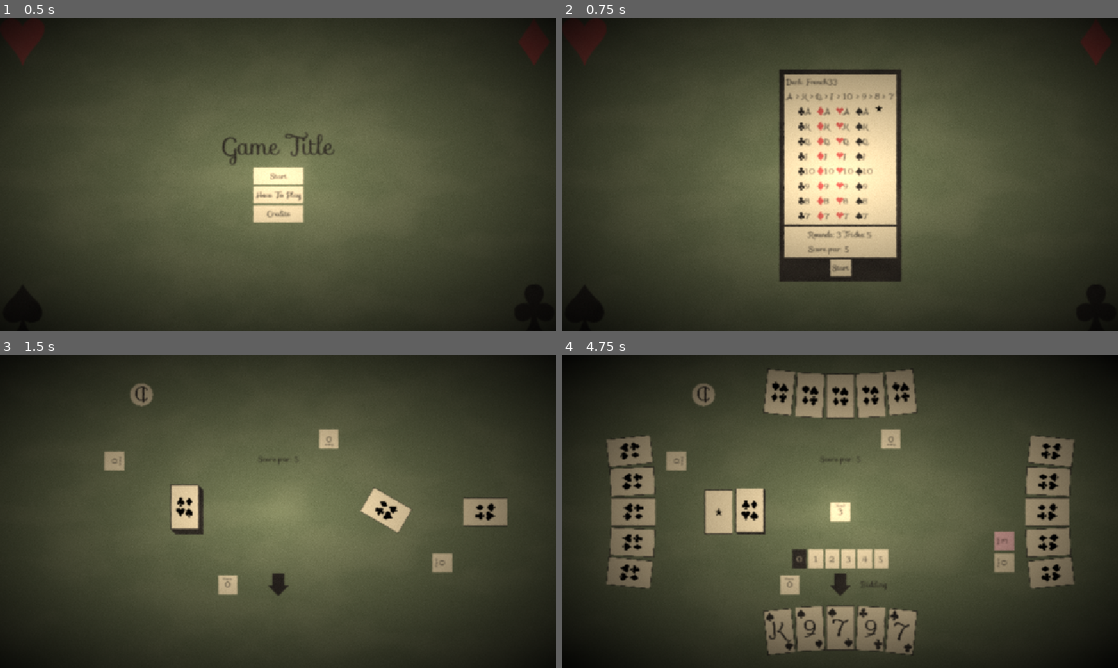
Above: before the commit, frames 1-4 (two rows, left to right).
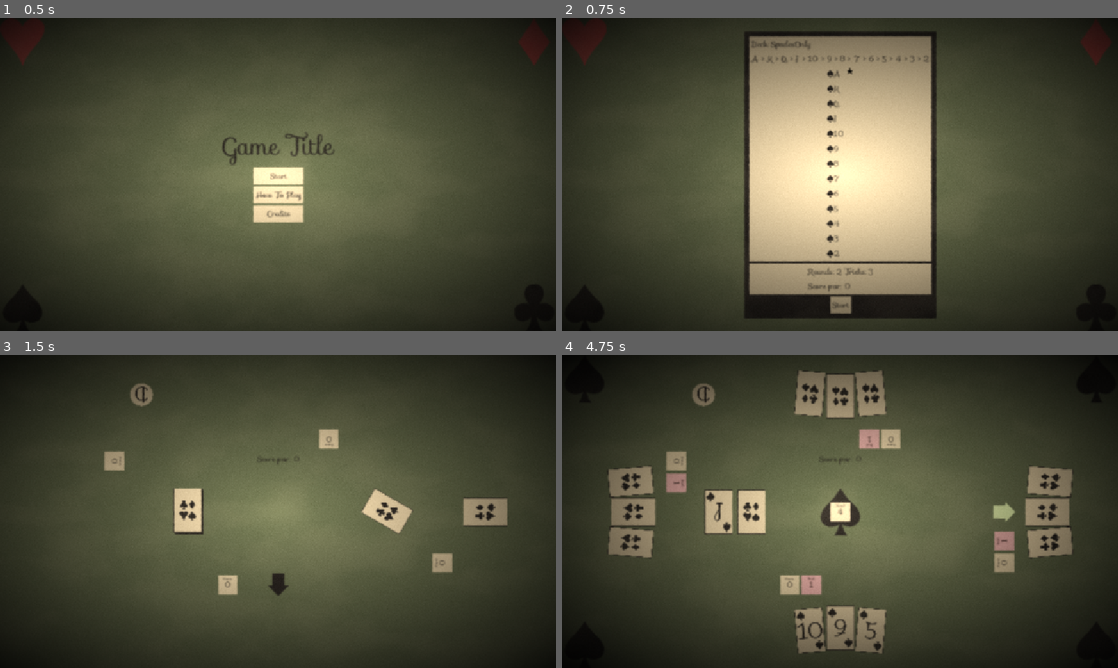
Above: after the commit, the same moments.

Repository: CMurtagh-LGTM/brackeys25.2
Game: Godot game, scene res://Main.tscn
The game is run twice, just before and just after one commit, with the same random seed, the same clock (stepped at 60 frames per second) and the same inputs.
Inputs (mouse positions are in pixels of both pictures, inside the frame that each line leads up to):
- Up to frame 1 (0.5 s): no input
- Up to frame 2 (0.75 s): click "Start" at 0.5 s
- Up to frame 3 (1.5 s): click "Start" at 1.25 s
- Up to frame 4 (4.75 s): move the mouse to (751, 511) at 2.02 s; click (751, 511) at 2.17 s; move the mouse to (751, 511) at 2.77 s; click (751, 511) at 2.92 s; click (834, 558) at 3.5 s, where only the run after the commit has a clickable "1"; move the mouse to (751, 511) at 4.27 s; click (751, 511) at 4.42 s

Frame 1 is identical in both runs. In frame 2, 22% of the frame differs, in the area x 32-68%, y 4-96%; in frame 3, 0.8%; in frame 4, 9.9%.

Commit message:
fix discard

Diff:
--- a/Card/Card.tscn
+++ b/Card/Card.tscn
@@ -18,7 +18,7 @@
 texture = ExtResource("3_x8cmv")
 
 [node name="FrontBorder" type="Sprite2D" parent="."]
-modulate = Color(0, 0, 0, 1)
+modulate = Color(0.215686, 0.196078, 0.176471, 1)
 scale = Vector2(0.5, 0.5)
 texture = ExtResource("4_1xywt")
 
@@ -46,7 +46,7 @@
 [node name="Back" type="Node2D" parent="."]
 
 [node name="Sprite" type="Sprite2D" parent="Back"]
-modulate = Color(0, 0, 0, 1)
+modulate = Color(0.215686, 0.196078, 0.176471, 1)
 scale = Vector2(0.05, 0.05)
 texture = ExtResource("5_hcyk8")
 
--- a/Hand/Hand.gd
+++ b/Hand/Hand.gd
@@ -31,6 +31,7 @@
 var _turn_game_state: GameState
 
 signal play(Card)
+signal _discard_card(Card)
 
 func add_card(card: Card, index: int = -1) -> void:
 	if index == -1:
@@ -49,6 +50,7 @@
 		card.clicked.disconnect(_on_card_clicked)
 		card.hovered.disconnect(_on_card_hovered)
 	_cards.erase(card)
+	_focus_index = -1
 	_position_cards()
 
 func discard_to_bonus(new_hand_size: int, game_state: GameState, target: String = "") -> Array[Card]:
@@ -57,17 +59,15 @@
 	_info_display_label.text = "Discarding" + (" to " + target if target else "")
 	var cards_discarded: Array[Card] = []
 	while _cards.size() > new_hand_size:
-		var click_signals: Array = _cards.map(func(card: Card)->Signal: return card.clicked)
-		var card_index: int
+		var card: Card
 		if _ai == null:
-			card_index = await SignalGroup.new().one(click_signals)
-			print(card_index)
+			card = await _discard_card
+			print(card)
 		else:
-			card_index = await _ai.decide_bonus_discard(_cards, game_state)
-		cards_discarded.push_back(_cards[card_index])
-		_cards[card_index].conceal()
-		_cards.remove_at(card_index)
-		_position_cards()
+			card = _cards[await _ai.decide_bonus_discard(_cards, game_state)]
+		cards_discarded.push_back(card)
+		card.conceal()
+		remove_card(card)
 	_is_discarding = false
 	_info_display.visible = false
 	return cards_discarded
@@ -270,10 +270,12 @@
 	_position_cards()
 
 func _on_card_clicked(card: Card) -> void:
-	if _ai != null or not _has_turn:
-		return
-	if _can_play_card(card):
+	if _ai != null:
+		return
+	if _has_turn and _can_play_card(card):
 		_play_card(card)
+	if _is_discarding:
+		_discard_card.emit(card)
 
 func _on_card_hovered(card: Card) -> void:
 	if not _has_turn and not _is_discarding:
--- a/Main.tscn
+++ b/Main.tscn
@@ -6,6 +6,7 @@
 [ext_resource type="Shader" uid="uid://dx0cbr207o077" path="res://post_process.gdshader" id="2_uu6xs"]
 [ext_resource type="PackedScene" uid="uid://b0r74jwx1lv1" path="res://Menu/GameOver.tscn" id="5_3dxm6"]
 [ext_resource type="PackedScene" uid="uid://cyqxa1amls0et" path="res://Menu/GamePreview.tscn" id="5_fos0i"]
+[ext_resource type="PackedScene" uid="uid://bpejluo12ftan" path="res://Menu/TriumphChooser.tscn" id="6_lgr22"]
 
 [sub_resource type="FastNoiseLite" id="FastNoiseLite_3dxm6"]
 noise_type = 2
@@ -89,6 +90,9 @@
 [node name="GameOver" parent="." instance=ExtResource("5_3dxm6")]
 visible = false
 
+[node name="TriumphChooser" parent="." instance=ExtResource("6_lgr22")]
+visible = false
+
 [node name="CanvasLayer" type="CanvasLayer" parent="."]
 
 [node name="ColorRect" type="ColorRect" parent="CanvasLayer"]
--- /dev/null
+++ b/Menu/TriumphChoice.gd
@@ -0,0 +1,27 @@
+class_name TriumphChoice
+extends Control
+
+const _scene: PackedScene = preload("res://Menu/TriumphChoice.tscn")
+
+@onready var _triumph_container: Container = %TriumphContainer
+@onready var _triumph_description: RichTextLabel = %Description
+
+var _triumph: Triumph
+
+signal chosen(triumph: Triumph)
+
+func _ready() -> void:
+	_triumph_container.add_child(_triumph)
+	_triumph_container.custom_minimum_size = Vector2(Card.width * 1.32, Card.height)
+	_triumph.scale = Vector2.ONE * 2
+	_triumph.position = _triumph_container.custom_minimum_size/2
+	_triumph_description.text = _triumph.description()
+
+static func instantiate(triumph: Triumph) -> TriumphChoice:
+	var triumph_choice: TriumphChoice = _scene.instantiate()
+	triumph_choice._triumph = triumph
+	return triumph_choice
+
+func _on_choose_pressed():
+	_triumph.scale = Vector2.ONE
+	chosen.emit(_triumph)
--- /dev/null
+++ b/Menu/TriumphChoice.tscn
@@ -0,0 +1,43 @@
+[gd_scene load_steps=3 format=3 uid="uid://dlxb4f60m37q3"]
+
+[ext_resource type="Script" uid="uid://dwp4i3icru5bt" path="res://Menu/TriumphChoice.gd" id="1_k878m"]
+
+[sub_resource type="StyleBoxFlat" id="StyleBoxFlat_k878m"]
+bg_color = Color(0.215686, 0.196078, 0.176471, 1)
+
+[node name="TriumphChoice" type="PanelContainer"]
+offset_right = 182.0
+offset_bottom = 78.0
+theme_override_styles/panel = SubResource("StyleBoxFlat_k878m")
+script = ExtResource("1_k878m")
+
+[node name="VBoxContainer" type="VBoxContainer" parent="."]
+layout_mode = 2
+
+[node name="CenterContainer2" type="CenterContainer" parent="VBoxContainer"]
+layout_mode = 2
+
+[node name="TriumphContainer" type="Container" parent="VBoxContainer/CenterContainer2"]
+unique_name_in_owner = true
+layout_mode = 2
+
+[node name="PanelContainer" type="PanelContainer" parent="VBoxContainer"]
+layout_mode = 2
+
+[node name="Description" type="RichTextLabel" parent="VBoxContainer/PanelContainer"]
+unique_name_in_owner = true
+custom_minimum_size = Vector2(174, 0)
+layout_mode = 2
+bbcode_enabled = true
+text = "A test description"
+fit_content = true
+
+[node name="CenterContainer" type="CenterContainer" parent="VBoxContainer"]
+layout_mode = 2
+
+[node name="Choose" type="Button" parent="VBoxContainer/CenterContainer"]
+layout_mode = 2
+focus_mode = 0
+text = "Choose"
+
+[connection signal="pressed" from="VBoxContainer/CenterContainer/Choose" to="." method="_on_choose_pressed"]
--- /dev/null
+++ b/Menu/TriumphChooser.gd
@@ -0,0 +1,51 @@
+class_name TriumphChooser
+extends Node2D
+
+@onready var _pips: Array[Sprite2D] = [$Pips/Pip1, $Pips/Pip2, $Pips/Pip3, $Pips/Pip4]
+@onready var _menu_buttons: Node2D = $MenuButtons
+@onready var _triumph_list: HBoxContainer = %TriumphList
+
+signal chosen(triumph: Triumph)
+
+var _initialised: bool = false
+
+var _triumph_infos: Array[TriumphInfo]
+var _triumphs: Array[Triumph]
+
+func initialise() -> void:
+	assert(not _initialised)
+	for file: String in ResourceLoader.list_directory("res://Resources/Triumph/"):
+		_triumph_infos.append(load("res://Resources/Triumph/" + file))
+	_initialised = true
+
+func reset() -> void:
+	assert(_initialised)
+	for triumph_info: TriumphInfo in _triumph_infos:
+		_triumphs.append(Triumph.instantiate(triumph_info))
+
+func choose() -> Triumph:
+	assert(_initialised)
+	var amount = min(_triumphs.size(), 3)
+	_triumphs.shuffle()
+	for index: int in amount:
+		var _triumph_choice: TriumphChoice = TriumphChoice.instantiate(_triumphs[index])
+		_triumph_choice.chosen.connect(_on_choose)
+		_triumph_list.add_child(_triumph_choice)
+
+	return await chosen
+
+func _on_choose(triumph: Triumph) -> void:
+	for child: Node in _triumph_list.get_children():
+		_triumph_list.remove_child(child)
+	chosen.emit(triumph)
+
+func _ready() -> void:
+	globals.viewport_resize.connect(_on_viewport_resize)
+	_on_viewport_resize()
+
+func _on_viewport_resize() -> void:
+	_pips[0].position = Globals.pip_offset
+	_pips[1].position = Vector2(globals.viewport_size.x - Globals.pip_offset.x, Globals.pip_offset.y)
+	_pips[2].position = Vector2(Globals.pip_offset.x, globals.viewport_size.y - Globals.pip_offset.y)
+	_pips[3].position = Vector2(globals.viewport_size.x - Globals.pip_offset.x, globals.viewport_size.y - Globals.pip_offset.y)
+	_menu_buttons.position = globals.viewport_center()
--- /dev/null
+++ b/Menu/TriumphChooser.tscn
@@ -0,0 +1,50 @@
+[gd_scene load_steps=6 format=3 uid="uid://bpejluo12ftan"]
+
+[ext_resource type="Script" uid="uid://brr1dwsjwqhw" path="res://Menu/TriumphChooser.gd" id="1_k4hj0"]
+[ext_resource type="Texture2D" uid="uid://dycxjfepc72ba" path="res://Assets/Suits/Heart.svg" id="2_s5nl3"]
+[ext_resource type="Texture2D" uid="uid://b71j10i488kgw" path="res://Assets/Suits/Diamond.svg" id="3_jgf78"]
+[ext_resource type="Texture2D" uid="uid://b4u251mxxtj2m" path="res://Assets/Suits/Spade.svg" id="4_rjtxt"]
+[ext_resource type="Texture2D" uid="uid://db1vhbyfchdln" path="res://Assets/Suits/Club.svg" id="5_1x8rk"]
+
+[node name="TriumphChooser" type="Node2D"]
+script = ExtResource("1_k4hj0")
+
+[node name="Pips" type="Node2D" parent="."]
+
+[node name="Pip1" type="Sprite2D" parent="Pips"]
+modulate = Color(0.862745, 0.392157, 0.352941, 1)
+position = Vector2(46, 49)
+texture = ExtResource("2_s5nl3")
+
+[node name="Pip2" type="Sprite2D" parent="Pips"]
+modulate = Color(0.862745, 0.392157, 0.352941, 1)
+position = Vector2(1111, 49)
+texture = ExtResource("3_jgf78")
+
+[node name="Pip3" type="Sprite2D" parent="Pips"]
+modulate = Color(0.215686, 0.196078, 0.176471, 1)
+position = Vector2(1111, 599)
+texture = ExtResource("4_rjtxt")
+
+[node name="Pip4" type="Sprite2D" parent="Pips"]
+modulate = Color(0.215686, 0.196078, 0.176471, 1)
+position = Vector2(41, 599)
+texture = ExtResource("5_1x8rk")
+
+[node name="MenuButtons" type="Node2D" parent="."]
+position = Vector2(576, 324)
+
+[node name="TriumphList" type="HBoxContainer" parent="MenuButtons"]
+unique_name_in_owner = true
+anchors_preset = 8
+anchor_left = 0.5
+anchor_top = 0.5
+anchor_right = 0.5
+anchor_bottom = 0.5
+offset_left = -40.0
+offset_top = -40.0
+offset_right = 40.0
+offset_bottom = 40.0
+grow_horizontal = 2
+grow_vertical = 2
+alignment = 1
--- /dev/null
+++ b/Resources/Triumph/Test1.tres
@@ -0,0 +1,8 @@
+[gd_resource type="Resource" script_class="TriumphInfo" load_steps=2 format=3 uid="uid://6wrqljcjsoou"]
+
+[ext_resource type="Script" uid="uid://chanul83o6q5u" path="res://Triumph/TriumphInfo.gd" id="1_3slcu"]
+
+[resource]
+script = ExtResource("1_3slcu")
+description = "A"
+metadata/_custom_type_script = "uid://chanul83o6q5u"
--- /dev/null
+++ b/Resources/Triumph/Test2.tres
@@ -0,0 +1,8 @@
+[gd_resource type="Resource" script_class="TriumphInfo" load_steps=2 format=3 uid="uid://bu6blpwb7xn5t"]
+
+[ext_resource type="Script" uid="uid://chanul83o6q5u" path="res://Triumph/TriumphInfo.gd" id="1_or8dl"]
+
+[resource]
+script = ExtResource("1_or8dl")
+description = "B"
+metadata/_custom_type_script = "uid://chanul83o6q5u"
--- /dev/null
+++ b/Resources/Triumph/Test3.tres
@@ -0,0 +1,8 @@
+[gd_resource type="Resource" script_class="TriumphInfo" load_steps=2 format=3 uid="uid://6j2037dtqx70"]
+
+[ext_resource type="Script" uid="uid://chanul83o6q5u" path="res://Triumph/TriumphInfo.gd" id="1_knv7k"]
+
+[resource]
+script = ExtResource("1_knv7k")
+description = "C"
+metadata/_custom_type_script = "uid://chanul83o6q5u"
--- a/SceneManager.gd
+++ b/SceneManager.gd
@@ -1,21 +1,24 @@
 extends Node
 
 const games: Array[GameInfo] = [
-	# preload("res://Resources/Games/One.tres"),
-	# preload("res://Resources/Games/Two.tres"),
+	preload("res://Resources/Games/One.tres"),
+	preload("res://Resources/Games/Two.tres"),
 	preload("res://Resources/Games/Three.tres"),
 ]
 
 @onready var _main_menu: MainMenu = $MainMenu
 @onready var _game_preview: GamePreview = $GamePreview
 @onready var _game_over: GameOver = $GameOver
+@onready var _triumph_chooser: TriumphChooser = $TriumphChooser
 
 const _game_scene: PackedScene = preload("res://GameManager/GameManager.tscn")
 
 func _ready() -> void:
 	_game_preview.visible = false
+	_triumph_chooser.initialise()
 	while true:
 		await _show_main_menu()
+		_triumph_chooser.reset()
 		if await _play():
 			pass # Win
 		else:
@@ -27,6 +30,8 @@
 	_main_menu.visible = false
 
 func _play() -> bool:
+	_triumph_chooser.reset()
+	var triumphs: Array[Triumph] = []
 	for game: GameInfo in games:
 		_game_preview.set_game_info(game)
 		_game_preview.visible = true
@@ -41,7 +46,9 @@
 		game_manager.set_win_condition(game.win_condition.to_label())
 
 		add_child(game_manager)
+		# Can't be Array[int], as much as I'd like that
 		var result: Array = await game_manager.finished
+		# var result := [0, 100]
 		remove_child(game_manager)
 
 		var place: int = result[0]
@@ -52,6 +59,11 @@
 
 		if not game.win_condition.has_won(place, score):
 			return false
+
+		_triumph_chooser.visible = true
+		triumphs.append(await _triumph_chooser.choose())
+		print(triumphs)
+		_triumph_chooser.visible = false
 	return true
 
 func _show_game_over() -> void:
--- /dev/null
+++ b/Triumph/Triumph.gd
@@ -0,0 +1,14 @@
+class_name Triumph
+extends Node2D
+
+const _triumphs_scene: PackedScene = preload("res://Triumph/Triumph.tscn")
+
+var _info: TriumphInfo
+
+static func instantiate(info: TriumphInfo) -> Triumph:
+	var triumph = _triumphs_scene.instantiate()
+	triumph._info = info
+	return triumph
+
+func description() -> String:
+	return _info.description
--- /dev/null
+++ b/Triumph/Triumph.tscn
@@ -0,0 +1,24 @@
+[gd_scene load_steps=5 format=3 uid="uid://q0u5o4v2stbd"]
+
+[ext_resource type="Script" uid="uid://c53d1d1e884d8" path="res://Triumph/Triumph.gd" id="1_ftjb0"]
+[ext_resource type="Texture2D" uid="uid://bmghknb8h6tbw" path="res://Assets/Front.svg" id="2_ueqrv"]
+[ext_resource type="Texture2D" uid="uid://c6nbwb26kx7lp" path="res://Assets/FrontBorder.svg" id="3_00agh"]
+[ext_resource type="Texture2D" uid="uid://b72gelaulxran" path="res://Assets/Characters/XVIII.svg" id="4_00agh"]
+
+[node name="Triumph" type="Node2D"]
+script = ExtResource("1_ftjb0")
+
+[node name="Front" type="Sprite2D" parent="."]
+modulate = Color(0.960784, 0.870588, 0.701961, 1)
+scale = Vector2(0.66, 0.5)
+texture = ExtResource("2_ueqrv")
+
+[node name="FrontBorder" type="Sprite2D" parent="."]
+modulate = Color(0.215686, 0.196078, 0.176471, 1)
+scale = Vector2(0.33, 0.25)
+texture = ExtResource("3_00agh")
+
+[node name="Sprite2D" type="Sprite2D" parent="."]
+modulate = Color(0.215686, 0.196078, 0.176471, 1)
+scale = Vector2(0.15, 0.15)
+texture = ExtResource("4_00agh")
--- /dev/null
+++ b/Triumph/TriumphInfo.gd
@@ -0,0 +1,6 @@
+class_name TriumphInfo
+extends Resource
+
+@export var texture: Texture2D
+
+@export var description: String
--- a/Util/SignalGroup.gd
+++ b/Util/SignalGroup.gd
@@ -3,6 +3,7 @@
 
 signal _s(int)
 
+# I'm dubious of the correctness of this
 ## when one of the signals is emit returns the index
 func one(signals: Array) -> int:
 	if signals.is_empty():
Not shown: 1 places in Main.tscn that only renumber resources
Not shown, added: Menu/TriumphChoice.gd.uid
Not shown, added: Menu/TriumphChooser.gd.uid
Not shown, added: Triumph/Triumph.gd.uid
Not shown, added: Triumph/TriumphInfo.gd.uid
